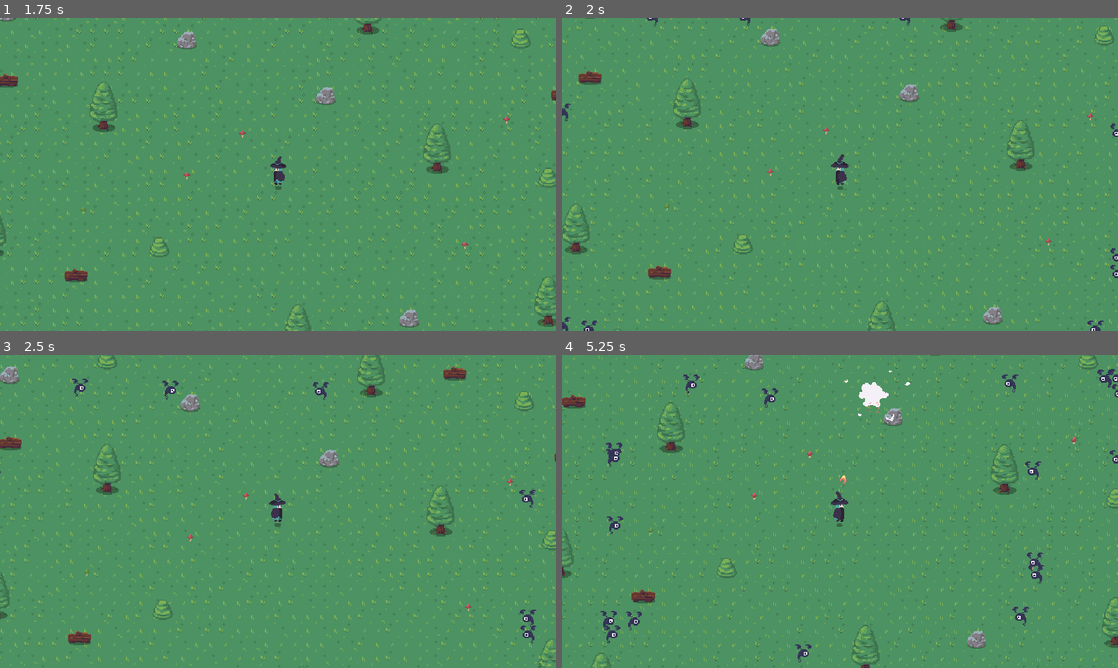
Above: before the commit, frames 1-4 (two rows, left to right).
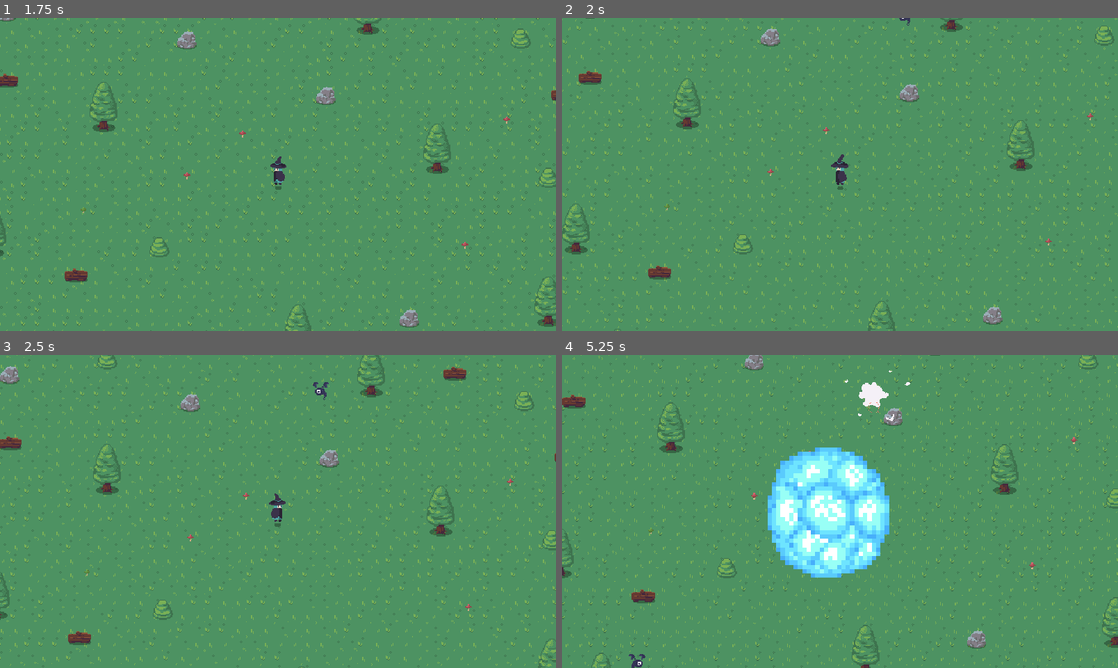
Above: after the commit, the same moments.

Repository: GuillermoIglesias/ragnarok
Game: Godot game, scene res://world/level.tscn
The game is run twice, just before and just after one commit, with the same random seed, the same clock (stepped at 60 frames per second) and the same inputs. Before the commit the project starts from res://world/level/level.tscn.
Inputs (mouse positions are in pixels of both pictures, inside the frame that each line leads up to):
- Up to frame 1 (1.75 s): move the mouse to (400, 158) at 0.52 s; press the mouse at (400, 158) at 0.53 s; hold D (right) 0.53-1.28 s; move the mouse to (166, 190) at 1.27 s; release the mouse at (166, 190) at 1.28 s; hold A (left) from 1.28 s (still down); click (166, 190) at 1.35 s
- Up to frame 2 (2 s): keep holding A (left)
- Up to frame 3 (2.5 s): move the mouse to (333, 442) at 2.02 s; release A (left) at 2.03 s; press the mouse at (333, 442) at 2.03 s; hold D (right) from 2.03 s (still down)
- Up to frame 4 (5.25 s): move the mouse to (812, 574) at 2.77 s; release the mouse at (812, 574) at 2.78 s; click (812, 574) at 2.85 s; move the mouse to (1006, 558) at 3.52 s; release D (right) at 3.53 s; press the mouse at (1006, 558) at 3.53 s; hold A (left) from 3.53 s (still down); move the mouse to (673, 464) at 4.27 s; release the mouse at (673, 464) at 4.28 s; click (673, 464) at 4.35 s; move the mouse to (867, 511) at 5.02 s; press the mouse at (867, 511) at 5.03 s

Frame 1 is identical in both runs. In frame 2, 0.3% of the frame differs, in the area x 0-100%, y 0-100%; in frame 3, 0.3%; in frame 4, 8.5%, in the area x 6-100%, y 4-100%.

Commit message:
added nova, refactor fire

Diff:
--- a/project.godot
+++ b/project.godot
@@ -11,7 +11,7 @@
 [application]
 
 config/name="Ragnarok"
-run/main_scene="res://world/level/level.tscn"
+run/main_scene="res://world/level.tscn"
 config/features=PackedStringArray("4.1", "Mobile")
 config/icon="res://icon.svg"
 
--- a/spells/fire/fire.gd
+++ b/spells/fire.gd
@@ -1,7 +1,9 @@
 extends Area2D
 
-@export var speed = 400
-@export var damage = randi_range(2, 6)
+var level = 1
+var health = 1
+var speed = 400
+var damage = randi_range(2, 6)
 
 @onready var anim = $AnimatedSprite
 @onready var collision = $Collision
@@ -15,16 +17,12 @@
 	position += transform.x * speed * delta
 
 
-func _on_body_entered(body):
-	if body.is_in_group("mobs") and speed > 0:
-		spell_hit(body)
-
-
-func spell_hit(body):
-	speed = 0
-	body.damaged(damage)
-	anim.play("damage")
-	collision.set_deferred("disabled", true)
+func spell_hit(charge = 1):
+	health -= charge
+	if health <= 0:
+		speed = 0
+		anim.play("damage")
+		collision.set_deferred("disabled", true)
 
 
 func _on_visible_on_screen_screen_exited():
--- a/spells/fire/fire.tscn
+++ b/spells/fire.tscn
@@ -1,38 +1,38 @@
 [gd_scene load_steps=13 format=3 uid="uid://bgku0hj0a5f4f"]
 
-[ext_resource type="Script" path="res://spells/fire/fire.gd" id="1_2w850"]
-[ext_resource type="Texture2D" uid="uid://d3avedjaqvt6b" path="res://assets/textures/fire_sheet.png" id="2_krlni"]
+[ext_resource type="Script" path="res://spells/fire.gd" id="1_qoq8v"]
+[ext_resource type="Texture2D" uid="uid://d3avedjaqvt6b" path="res://assets/textures/fire_sheet.png" id="2_suj6g"]
 
 [sub_resource type="AtlasTexture" id="AtlasTexture_5fvnu"]
-atlas = ExtResource("2_krlni")
+atlas = ExtResource("2_suj6g")
 region = Rect2(352, 0, 32, 32)
 
 [sub_resource type="AtlasTexture" id="AtlasTexture_r1v54"]
-atlas = ExtResource("2_krlni")
+atlas = ExtResource("2_suj6g")
 region = Rect2(384, 0, 32, 32)
 
 [sub_resource type="AtlasTexture" id="AtlasTexture_h0v2a"]
-atlas = ExtResource("2_krlni")
+atlas = ExtResource("2_suj6g")
 region = Rect2(416, 0, 32, 32)
 
 [sub_resource type="AtlasTexture" id="AtlasTexture_j2nfr"]
-atlas = ExtResource("2_krlni")
+atlas = ExtResource("2_suj6g")
 region = Rect2(448, 0, 32, 32)
 
 [sub_resource type="AtlasTexture" id="AtlasTexture_jsty6"]
-atlas = ExtResource("2_krlni")
+atlas = ExtResource("2_suj6g")
 region = Rect2(512, 384, 32, 32)
 
 [sub_resource type="AtlasTexture" id="AtlasTexture_c14qf"]
-atlas = ExtResource("2_krlni")
+atlas = ExtResource("2_suj6g")
 region = Rect2(544, 384, 32, 32)
 
 [sub_resource type="AtlasTexture" id="AtlasTexture_kxp06"]
-atlas = ExtResource("2_krlni")
+atlas = ExtResource("2_suj6g")
 region = Rect2(576, 384, 32, 32)
 
 [sub_resource type="AtlasTexture" id="AtlasTexture_1gfs8"]
-atlas = ExtResource("2_krlni")
+atlas = ExtResource("2_suj6g")
 region = Rect2(608, 384, 32, 32)
 
 [sub_resource type="SpriteFrames" id="SpriteFrames_em7u5"]
@@ -76,17 +76,19 @@
 radius = 8.0
 height = 32.0
 
-[node name="Fire" type="Area2D"]
+[node name="Fire" type="Area2D" groups=["attack"]]
+top_level = true
 texture_filter = 1
 scale = Vector2(0.4, 0.4)
-collision_layer = 0
+collision_layer = 4
 collision_mask = 4
-script = ExtResource("1_2w850")
+script = ExtResource("1_qoq8v")
 metadata/_edit_group_ = true
 
 [node name="VisibleOnScreen" type="VisibleOnScreenNotifier2D" parent="."]
 
 [node name="AnimatedSprite" type="AnimatedSprite2D" parent="."]
+texture_filter = 1
 rotation = 3.14159
 sprite_frames = SubResource("SpriteFrames_em7u5")
 animation = &"damage"
@@ -97,6 +99,5 @@
 rotation = 1.5708
 shape = SubResource("CapsuleShape2D_xhyj7")
 
-[connection signal="body_entered" from="." to="." method="_on_body_entered"]
 [connection signal="screen_exited" from="VisibleOnScreen" to="." method="_on_visible_on_screen_screen_exited"]
 [connection signal="animation_finished" from="AnimatedSprite" to="." method="_on_animated_sprite_animation_finished"]
--- /dev/null
+++ b/spells/nova.gd
@@ -0,0 +1,14 @@
+extends Area2D
+
+var level = 1
+var damage = randi_range(10, 20)
+
+@onready var anim = $AnimatedSprite
+
+
+func _ready():
+	anim.play("attack")
+
+
+func _on_animated_sprite_animation_finished():
+	queue_free()
--- /dev/null
+++ b/spells/nova.tscn
@@ -0,0 +1,63 @@
+[gd_scene load_steps=9 format=3 uid="uid://cjjncs3xcl7dl"]
+
+[ext_resource type="Script" path="res://spells/nova.gd" id="1_ci2i7"]
+[ext_resource type="Texture2D" uid="uid://d33lclsjygqc8" path="res://assets/textures/ice_sheet.png" id="1_j6737"]
+
+[sub_resource type="AtlasTexture" id="AtlasTexture_xvpcg"]
+atlas = ExtResource("1_j6737")
+region = Rect2(192, 160, 32, 32)
+
+[sub_resource type="AtlasTexture" id="AtlasTexture_xjhlr"]
+atlas = ExtResource("1_j6737")
+region = Rect2(224, 160, 32, 32)
+
+[sub_resource type="AtlasTexture" id="AtlasTexture_21lg4"]
+atlas = ExtResource("1_j6737")
+region = Rect2(256, 160, 32, 32)
+
+[sub_resource type="AtlasTexture" id="AtlasTexture_j0lyo"]
+atlas = ExtResource("1_j6737")
+region = Rect2(288, 160, 32, 32)
+
+[sub_resource type="SpriteFrames" id="SpriteFrames_52nky"]
+animations = [{
+"frames": [{
+"duration": 1.0,
+"texture": SubResource("AtlasTexture_xvpcg")
+}, {
+"duration": 1.0,
+"texture": SubResource("AtlasTexture_xjhlr")
+}, {
+"duration": 1.0,
+"texture": SubResource("AtlasTexture_21lg4")
+}, {
+"duration": 1.0,
+"texture": SubResource("AtlasTexture_j0lyo")
+}],
+"loop": false,
+"name": &"attack",
+"speed": 5.0
+}]
+
+[sub_resource type="CircleShape2D" id="CircleShape2D_jsehu"]
+radius = 79.0569
+
+[node name="Nova" type="Area2D" groups=["attack"]]
+top_level = true
+collision_layer = 4
+collision_mask = 4
+script = ExtResource("1_ci2i7")
+metadata/_edit_group_ = true
+
+[node name="AnimatedSprite" type="AnimatedSprite2D" parent="."]
+texture_filter = 1
+scale = Vector2(5, 5)
+sprite_frames = SubResource("SpriteFrames_52nky")
+animation = &"attack"
+frame = 3
+frame_progress = 1.0
+
+[node name="Collision" type="CollisionShape2D" parent="."]
+shape = SubResource("CircleShape2D_jsehu")
+
+[connection signal="animation_finished" from="AnimatedSprite" to="." method="_on_animated_sprite_animation_finished"]
--- a/units/mob/mob.gd
+++ b/units/mob/mob.gd
@@ -1,6 +1,6 @@
 extends CharacterBody2D
 
-signal received_hit(mob_position, damage, critical)
+#signal received_hit(mob_position, damage, critical)
 
 @export var speed = 25
 @export var health = 10
@@ -25,13 +25,13 @@
 		move_and_slide()
 
 
-#func _on_hurtbox_hurt(damage):
-#	damaged(damage)
+func _on_hurtbox_hurt(damage):
+	damaged(damage)
 
 
 func damaged(damage):
 	health -= damage
-	received_hit.emit(position, damage, false)
+#	received_hit.emit(position, damage, false)
 	if health <= 0:
 		speed = 0
 		anim.play("death")
--- a/units/mob/mob.tscn
+++ b/units/mob/mob.tscn
@@ -1,58 +1,10 @@
 [gd_scene load_steps=26 format=3 uid="uid://d01ws4kpvyba8"]
 
+[ext_resource type="Script" path="res://units/mob/mob.gd" id="1_o45ga"]
 [ext_resource type="Texture2D" uid="uid://c642hjoxl0sqt" path="res://assets/textures/bat_death.png" id="2_esqgm"]
 [ext_resource type="Texture2D" uid="uid://t3ox80l5trex" path="res://assets/textures/bat_walk.png" id="3_lbvrx"]
 [ext_resource type="PackedScene" uid="uid://0snat8gew3f2" path="res://utility/hurtbox.tscn" id="4_k1mpq"]
 [ext_resource type="PackedScene" uid="uid://q3kkxsxubxrt" path="res://utility/hitbox.tscn" id="5_7md0k"]
-
-[sub_resource type="GDScript" id="GDScript_kuokx"]
-script/source = "extends CharacterBody2D
-
-signal received_hit(mob_position, damage, critical)
-
-@export var speed = 25
-@export var health = 10
-
-@onready var player = get_tree().get_first_node_in_group(\"player\")
-@onready var anim = $AnimatedSprite
-
-
-func _ready():
-	anim.play(\"walk\")
-
-
-func _process(_delta):
-	var target = player.global_position
-	var direction = global_position.direction_to(target)
-	velocity = direction * speed
-
-	if health > 0:
-		anim.flip_h = velocity.x > 0
-
-	if position.distance_to(target) > 1:
-		move_and_slide()
-
-
-#func _on_hurtbox_hurt(damage):
-#	damaged(damage)
-
-
-func damaged(damage):
-	health -= damage
-	received_hit.emit(position, damage, false)
-	if health <= 0:
-		speed = 0
-		anim.play(\"death\")
-	else:
-		anim.play(\"damaged\")
-
-
-func _on_animated_sprite_animation_finished():
-	if anim.animation == \"death\":
-		queue_free()
-	elif anim.animation == \"damaged\":
-		anim.play(\"walk\")
-"
 
 [sub_resource type="AtlasTexture" id="AtlasTexture_7h1cm"]
 atlas = ExtResource("2_esqgm")
@@ -199,7 +151,7 @@
 position = Vector2(64, -24)
 collision_layer = 4
 collision_mask = 2
-script = SubResource("GDScript_kuokx")
+script = ExtResource("1_o45ga")
 
 [node name="AnimatedSprite" type="AnimatedSprite2D" parent="."]
 sprite_frames = SubResource("SpriteFrames_fj3s2")
@@ -211,12 +163,8 @@
 shape = SubResource("CapsuleShape2D_6m7je")
 
 [node name="Hurtbox" parent="." instance=ExtResource("4_k1mpq")]
+visible = false
 collision_layer = 0
-HurtboxTypes = {
-"COOLDOWN": 0,
-"DISABLED_HITBOX": 2,
-"HIT_ONCE": 1
-}
 
 [node name="Collision" parent="Hurtbox" index="0"]
 position = Vector2(-0.5, -4)
--- a/units/player/player.gd
+++ b/units/player/player.gd
@@ -1,20 +1,19 @@
 extends CharacterBody2D
-
-signal spell_casted(spell_scene, target, location)
 
 @export var speed = 100
 @export var health = 100
+@export var enable_spells = true
 
 var target = position
+var mobs_close = []
 
-@onready var FireScene = preload("res://spells/fire/fire.tscn")
+@onready var Fire = preload("res://spells/fire.tscn")
+@onready var Nova = preload("res://spells/nova.tscn")
 @onready var anim = $AnimatedSprite
-@onready var cast_timer = $CastTimer
 
 
 func _ready():
 	anim.play("idle")
-	cast_timer.start()
 
 
 func _process(_delta):
@@ -26,7 +25,6 @@
 
 	if position.distance_to(target) > 10:
 		move_and_slide()
-
 		anim.play("walk")
 	else:
 		anim.play("idle")
@@ -36,12 +34,35 @@
 		anim.flip_h = get_local_mouse_position().x < 0
 
 
-func _on_cast_timer_timeout():
-	var mobs = get_tree().get_nodes_in_group("mobs")
+func _on_hurtbox_hurt(damage):
+	health -= damage
+	print(health)
+
+
+func _on_detector_body_entered(body):
+	if not mobs_close.has(body):
+		mobs_close.append(body)
+
+
+func _on_detector_body_exited(body):
+	if mobs_close.has(body):
+		mobs_close.erase(body)
+
+
+func _on_fire_timer_timeout():
+	var closest_mob = get_closest_mob()
+	if closest_mob != null and enable_spells:
+		var fire = Fire.instantiate()
+		fire.look_at(closest_mob)
+		fire.position = position
+		add_child(fire)
+
+
+func get_closest_mob():
 	var shortest_distance = INF
 	var closest_mob = null
 
-	for mob in mobs:
+	for mob in mobs_close:
 		if not is_instance_valid(mob):
 			continue
 
@@ -50,11 +71,15 @@
 			shortest_distance = distance
 			closest_mob = mob
 
+	var relative_mob_direction = null
+
 	if shortest_distance < INF:
-		var relative_mob_position = position.direction_to(closest_mob.position)
-		spell_casted.emit(FireScene, relative_mob_position, position)
+		relative_mob_direction = position.direction_to(closest_mob.position)
+
+	return relative_mob_direction
 
 
-func _on_hurtbox_hurt(damage):
-	health -= damage
-	print(health)
+func _on_nova_timer_timeout():
+	var nova = Nova.instantiate()
+	nova.position = position
+	add_child(nova)
--- a/units/player/player.tscn
+++ b/units/player/player.tscn
@@ -123,6 +123,9 @@
 [sub_resource type="RectangleShape2D" id="RectangleShape2D_7crn3"]
 size = Vector2(12, 26)
 
+[sub_resource type="CircleShape2D" id="CircleShape2D_erng2"]
+radius = 380.426
+
 [node name="Player" type="CharacterBody2D" groups=["player"]]
 collision_layer = 2
 collision_mask = 4
@@ -133,12 +136,19 @@
 texture_filter = 1
 sprite_frames = SubResource("SpriteFrames_7t53a")
 animation = &"walk"
+frame = 4
+frame_progress = 0.537721
 speed_scale = 2.0
 
 [node name="Collision" type="CollisionShape2D" parent="."]
 shape = SubResource("CapsuleShape2D_na0qv")
 
-[node name="CastTimer" type="Timer" parent="."]
+[node name="FireTimer" type="Timer" parent="."]
+autostart = true
+
+[node name="NovaTimer" type="Timer" parent="."]
+wait_time = 5.0
+autostart = true
 
 [node name="Camera" type="Camera2D" parent="."]
 
@@ -151,7 +161,18 @@
 position = Vector2(0, 1)
 shape = SubResource("RectangleShape2D_7crn3")
 
-[connection signal="timeout" from="CastTimer" to="." method="_on_cast_timer_timeout"]
+[node name="Detector" type="Area2D" parent="."]
+visible = false
+collision_layer = 0
+collision_mask = 4
+
+[node name="AreaDetection" type="CollisionShape2D" parent="Detector"]
+shape = SubResource("CircleShape2D_erng2")
+
+[connection signal="timeout" from="FireTimer" to="." method="_on_fire_timer_timeout"]
+[connection signal="timeout" from="NovaTimer" to="." method="_on_nova_timer_timeout"]
 [connection signal="hurt" from="Hurtbox" to="." method="_on_hurtbox_hurt"]
+[connection signal="body_entered" from="Detector" to="." method="_on_detector_body_entered"]
+[connection signal="body_exited" from="Detector" to="." method="_on_detector_body_exited"]
 
 [editable path="Hurtbox"]
--- a/utility/hurtbox.gd
+++ b/utility/hurtbox.gd
@@ -20,7 +20,11 @@
 				2: # Disabled Hitbox
 					if area.has_method("temp_disable"):
 						area.temp_disable()
+
 			hurt.emit(area.damage)
+
+			if area.has_method("spell_hit"):
+				area.spell_hit(1)
 
 
 func _on_disable_timer_timeout():
--- /dev/null
+++ b/world/level.gd
@@ -0,0 +1,11 @@
+extends Node2D
+
+
+# Called when the node enters the scene tree for the first time.
+func _ready():
+	pass # Replace with function body.
+
+
+# Called every frame. 'delta' is the elapsed time since the previous frame.
+func _process(_delta):
+	pass
--- a/world/level/level.tscn
+++ b/world/level.tscn
@@ -1,18 +1,17 @@
 [gd_scene load_steps=12 format=3 uid="uid://c4baxc4b6jt5i"]
 
-[ext_resource type="Script" path="res://world/level/level.gd" id="1_ivhql"]
-[ext_resource type="PackedScene" uid="uid://d01ws4kpvyba8" path="res://units/mob/mob.tscn" id="2_ym345"]
-[ext_resource type="PackedScene" uid="uid://8hu4eikdskcn" path="res://UI/combat/damage.tscn" id="3_52kxl"]
-[ext_resource type="PackedScene" uid="uid://bh4ukwstrbqhb" path="res://units/player/player.tscn" id="4_dj28m"]
-[ext_resource type="Texture2D" uid="uid://ycesjengxss6" path="res://assets/textures/tileset1.png" id="4_ohn0y"]
-[ext_resource type="PackedScene" uid="uid://cyumuqpblvkf8" path="res://utility/spawner.tscn" id="6_eqyxo"]
-[ext_resource type="Script" path="res://utility/spawn_info.gd" id="8_h18qa"]
+[ext_resource type="Script" path="res://world/level.gd" id="1_rhnw3"]
+[ext_resource type="Texture2D" uid="uid://ycesjengxss6" path="res://assets/textures/tileset1.png" id="2_pmmna"]
+[ext_resource type="PackedScene" uid="uid://bh4ukwstrbqhb" path="res://units/player/player.tscn" id="3_8cuki"]
+[ext_resource type="PackedScene" uid="uid://cyumuqpblvkf8" path="res://utility/spawner.tscn" id="4_iyq3m"]
+[ext_resource type="PackedScene" uid="uid://d01ws4kpvyba8" path="res://units/mob/mob.tscn" id="5_m57gb"]
+[ext_resource type="Script" path="res://utility/spawn_info.gd" id="6_7dljh"]
 
 [sub_resource type="TileMapPattern" id="TileMapPattern_hrcay"]
 tile_data = PackedInt32Array(1048576, 524288, 0, 1114112, 524288, 1, 786433, 458752, 3, 1048577, 589824, 0, 1114113, 58 …(746 unchanged characters)…
 
 [sub_resource type="TileSetAtlasSource" id="TileSetAtlasSource_p3i2j"]
-texture = ExtResource("4_ohn0y")
+texture = ExtResource("2_pmmna")
 0:0/0 = 0
 1:0/0 = 0
 2:0/0 = 0
@@ -577,17 +576,24 @@
 pattern_0 = SubResource("TileMapPattern_hrcay")
 
 [sub_resource type="Resource" id="Resource_hfuqy"]
-script = ExtResource("8_h18qa")
+script = ExtResource("6_7dljh")
 time_start = 0
 time_end = 60
-mob = ExtResource("2_ym345")
+mob = ExtResource("5_m57gb")
 mob_num = 10
+delay = 5
+
+[sub_resource type="Resource" id="Resource_hgcrc"]
+script = ExtResource("6_7dljh")
+time_start = 0
+time_end = 60
+mob = ExtResource("5_m57gb")
+mob_num = 1
 delay = 1
 
 [node name="Level" type="Node2D"]
 texture_filter = 1
-script = ExtResource("1_ivhql")
-damage_scene = ExtResource("3_52kxl")
+script = ExtResource("1_rhnw3")
 metadata/_edit_group_ = true
 
 [node name="Ground" type="TileMap" parent="."]
@@ -603,9 +609,7 @@
 layer_1/z_index = 0
 layer_1/tile_data = PackedInt32Array(196588, 0, 0, 262124, 0, 1, 327660, 0, 2, 393196, 0, 3, 196589, 65536, 0, 262125,  …(4610 unchanged characters)…
 
-[node name="Player" parent="." instance=ExtResource("4_dj28m")]
-
-[node name="Spawner" parent="." instance=ExtResource("6_eqyxo")]
-spawns = Array[ExtResource("8_h18qa")]([SubResource("Resource_hfuqy")])
-
-[connection signal="spell_casted" from="Player" to="." method="_on_player_spell_casted"]
+[node name="Player" parent="." instance=ExtResource("3_8cuki")]
+
+[node name="Spawner" parent="." instance=ExtResource("4_iyq3m")]
+spawns = Array[ExtResource("6_7dljh")]([SubResource("Resource_hfuqy"), SubResource("Resource_hgcrc")])
--- a/world/level/level.gd
+++ /dev/null
@@ -1,19 +0,0 @@
-extends Node2D
-
-@export var enable_spells = true
-@export var damage_scene: PackedScene
-
-
-func _on_player_spell_casted(spell_scene, target, location):
-	if enable_spells:
-		var spell = spell_scene.instantiate()
-		add_child(spell)
-		spell.look_at(target)
-		spell.position = location
-
-
-#		mob.received_hit.connect(_on_received_hit)
-#func _on_received_hit(mob_position, damage, _critical):
-#	var damage_label = damage_scene.instantiate()
-#	add_child(damage_label)
-#	damage_label.set_damage_number(damage, mob_position, 20, 20)
Binary file added: assets/textures/ice_sheet.png
Not shown, added: assets/textures/ice_sheet.png.import
Not shown: 1 places in units/player/player.tscn that only renumber resources
